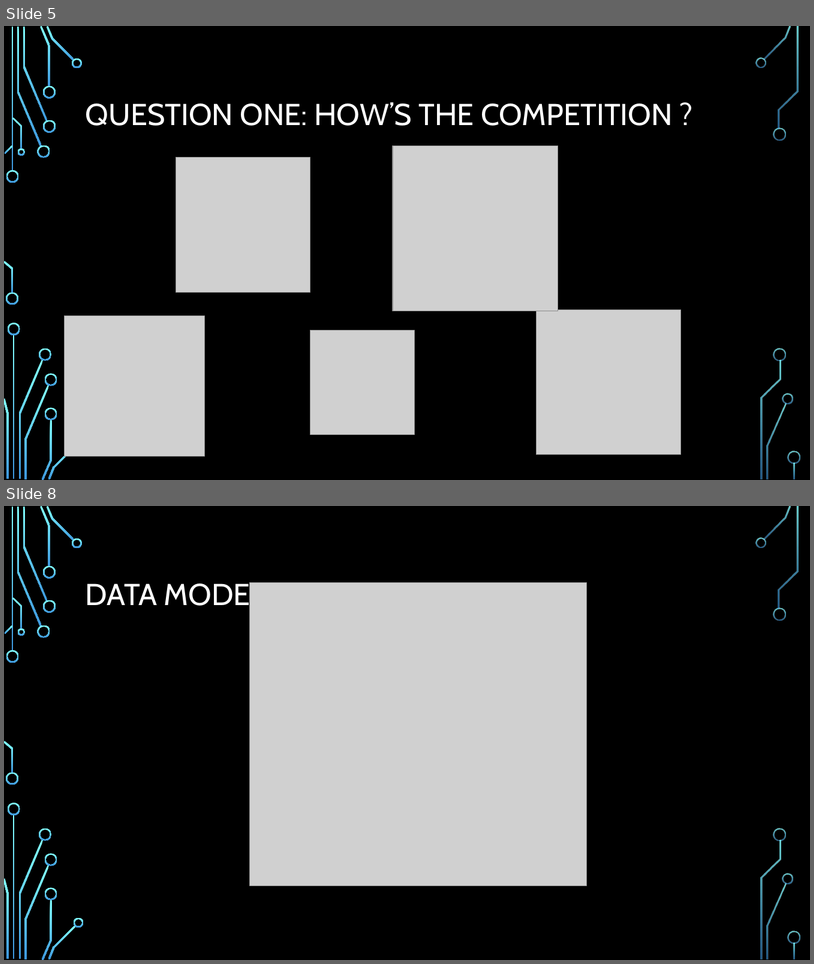
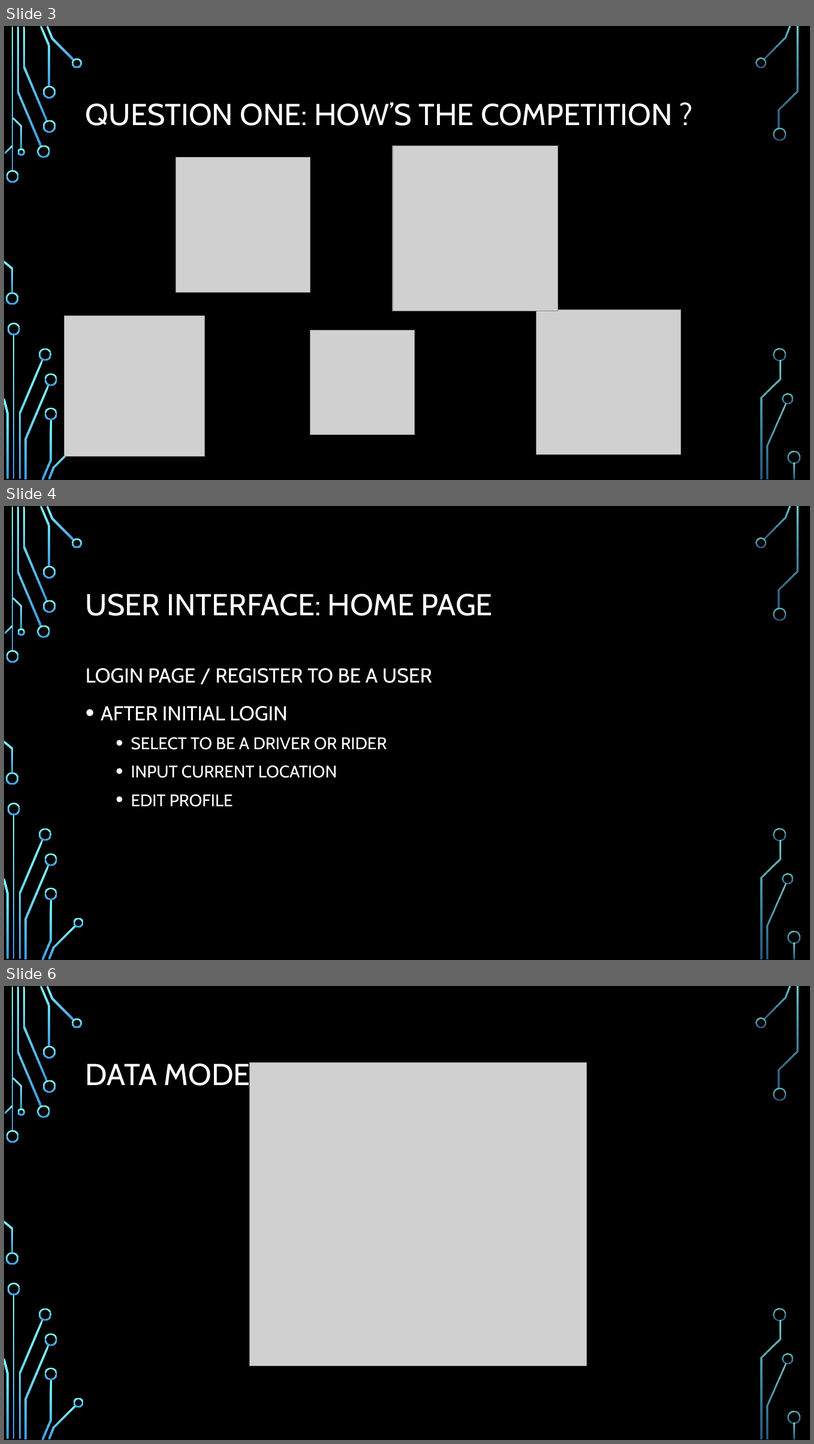
Before and after one commit to soft-eng-practicum/Guber, a slide deck: Planning/1stPitch.pptx. Shown one above the other, each under a label of ours: slides 5 and 8 before the commit, slides 3, 4 and 6 after it; the slides between them are not shown. The pictures are 814x964 and 814x1444 pixels, drawn with LibreOffice and Linux fonts; fonts in the diff are those of the drawing; grey boxes stand for pictures; background and template pictures are left out. Boxes give left, top, right and bottom in pixels: in the first picture for what was removed or moved away, otherwise in the second. Text is boxed around its words. In the diff, an @@ line names an element or a change of style, - is before the commit and + after.

```diff
--- a/Planning/1stPitch.pptx
+++ b/Planning/1stPitch.pptx
@@ slide 4 added at (4, 506, 810, 960), background picture (left out); not listed: 36 template elements that a slide beside it also shows @@
@@ title added at (86, 594, 493, 616), 36 pt, text #FFFFFF @@
+USER INTERFACE: HOME PAGE
@@ text added at (86, 668, 432, 807), 20 pt, text #FFFFFF @@
+LOGIN PAGE / REGISTER TO BE A USER
+• AFTER INITIAL LOGIN
+  • SELECT TO BE A DRIVER OR RIDER
+  • INPUT CURRENT LOCATION
+  • EDIT PROFILE
@@ what was slide 5 is now slide 3 @@
@@ what was slide 8 is now slide 6 @@
```
Also in this commit, not shown: 2 slides changed, 1 other slide added, 2 slides removed.
